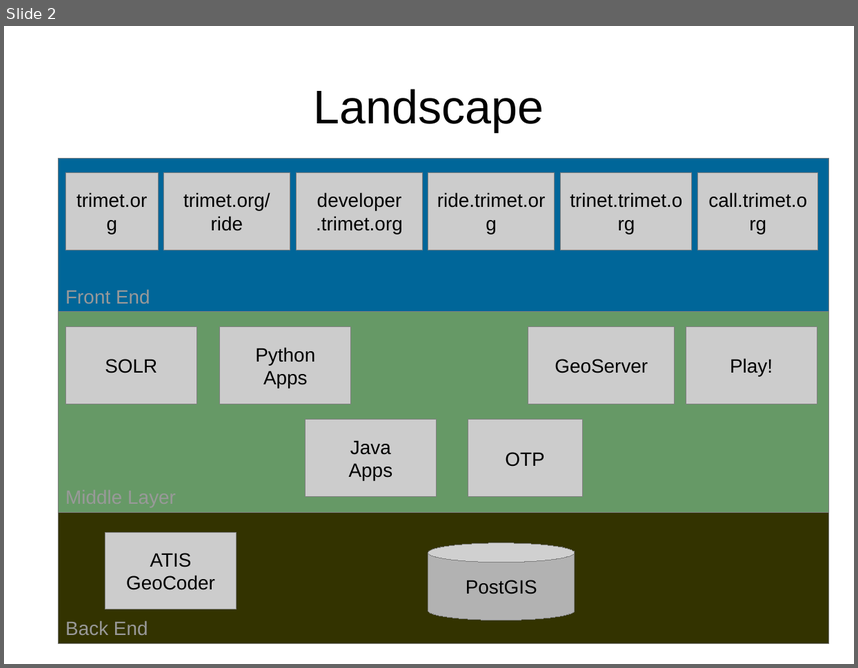
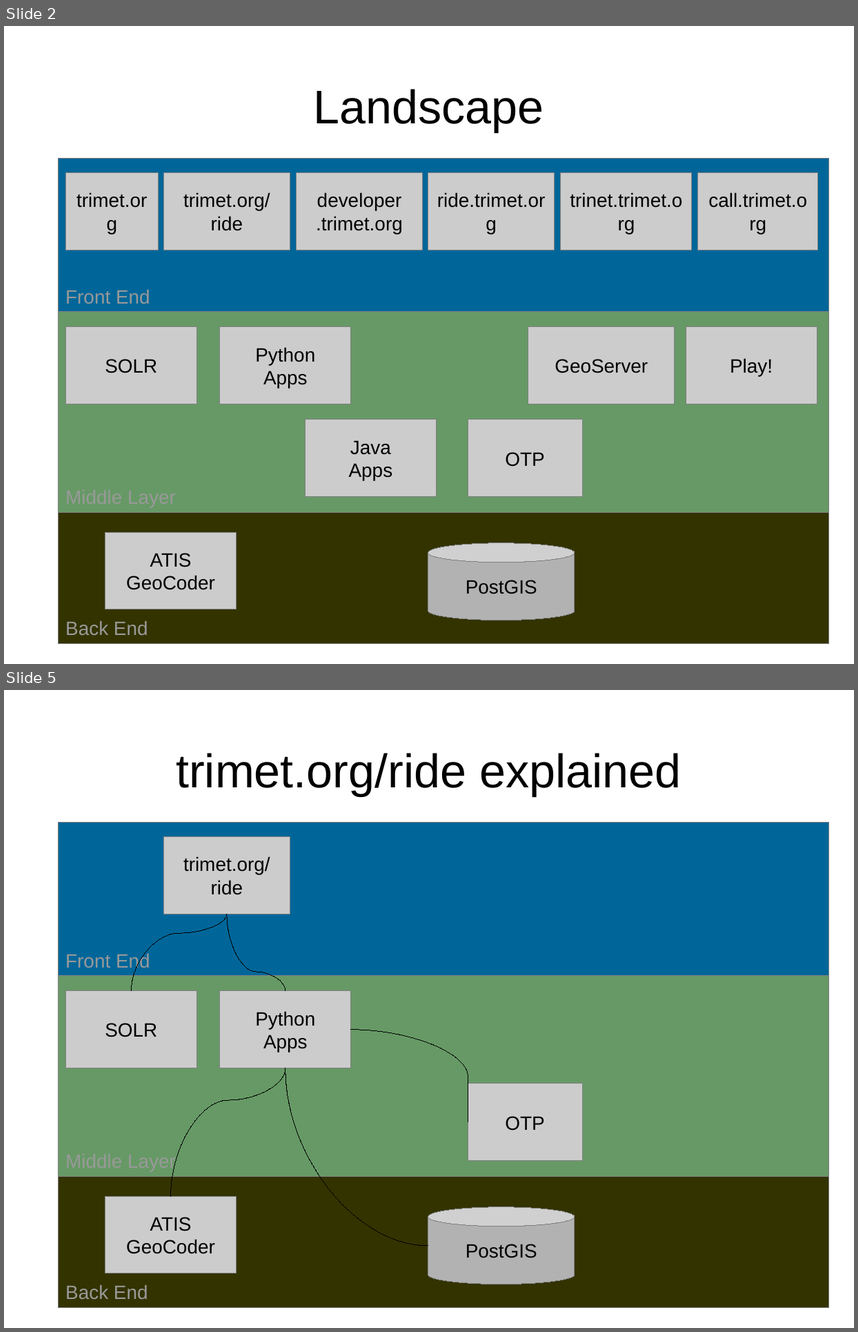
Before and after one commit to OpenTransitTools/loader, a slide deck: docs/trimet/TriMet Trip Planning Architecture.odp. Shown one above the other, each under a label of ours: slide 2 before the commit, slides 2 and 5 after it; the slides between them are not shown. The pictures are 858x668 and 858x1332 pixels, drawn with LibreOffice and Linux fonts; fonts in the diff are those of the drawing. Boxes give left, top, right and bottom in pixels: in the first picture for what was removed or moved away, otherwise in the second. Text is boxed around its words. In the diff, an @@ line names an element or a change of style, - is before the commit and + after.

```diff
--- a/docs/trimet/TriMet Trip Planning Architecture.odp
+++ b/docs/trimet/TriMet Trip Planning Architecture.odp
@@ slide 5 added at [4,690,854,1328], background #FFFFFF @@
@@ title added at [176,753,681,796], 44 pt, text #000000 @@
+trimet.org/ride explained
@@ rectangle added at [58,822,829,976], fill #006699, outline #808080 0 pt, 18 pt, text #999999 @@
+Front End
@@ rectangle added at [163,836,290,914], fill #CCCCCC, outline #808080 0 pt, 18 pt, text #000000 @@
+trimet.org/ride
@@ curved line added from (227, 914) to (131, 991), #000000 0 pt @@
@@ curved line added from (286, 991) to (227, 914), #000000 0 pt @@
@@ rectangle added at [58,976,829,1176], fill #669966, outline #808080 0 pt, 18 pt, text #999999 @@
+Middle Layer
@@ rectangle added at [65,991,197,1068], fill #CCCCCC, outline #808080 0 pt, 18 pt, text #000000 @@
+SOLR
@@ rectangle added at [220,991,351,1068], fill #CCCCCC, outline #808080 0 pt, 18 pt, text #000000 @@
+Python
+Apps
@@ curved line added from (351, 1029) to (468, 1122), #000000 0 pt @@
@@ curved line added from (286, 1068) to (170, 1196), #000000 0 pt @@
@@ curved line added from (428, 1245) to (286, 1068), #000000 0 pt @@
@@ rectangle added at [468,1083,582,1161], fill #CCCCCC, outline #808080 0 pt, 18 pt, text #000000 @@
+OTP
@@ rectangle added at [58,1176,829,1307], fill #333300, outline #808080 0 pt, 18 pt, text #999999 @@
+Back End
@@ rectangle added at [105,1196,237,1273], fill #CCCCCC, outline #808080 0 pt, 18 pt, text #000000 @@
+ATIS
+GeoCoder
@@ cylinder added at [428,1207,575,1284], fill #B2B2B2, outline #808080 0 pt, 18 pt, text #000000 @@
+PostGIS
```
Also in this commit, not shown: 2 slides changed, 2 other slides added.
